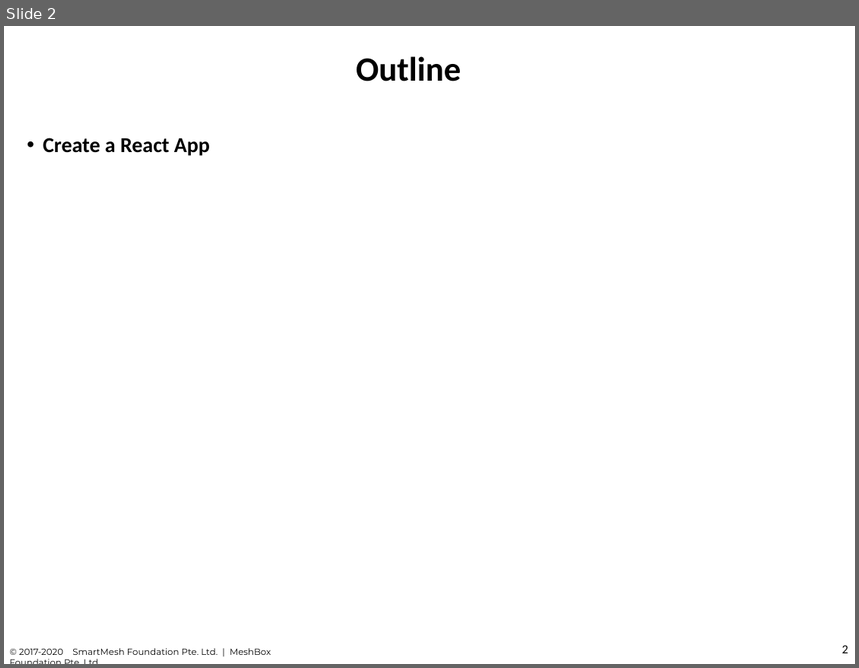
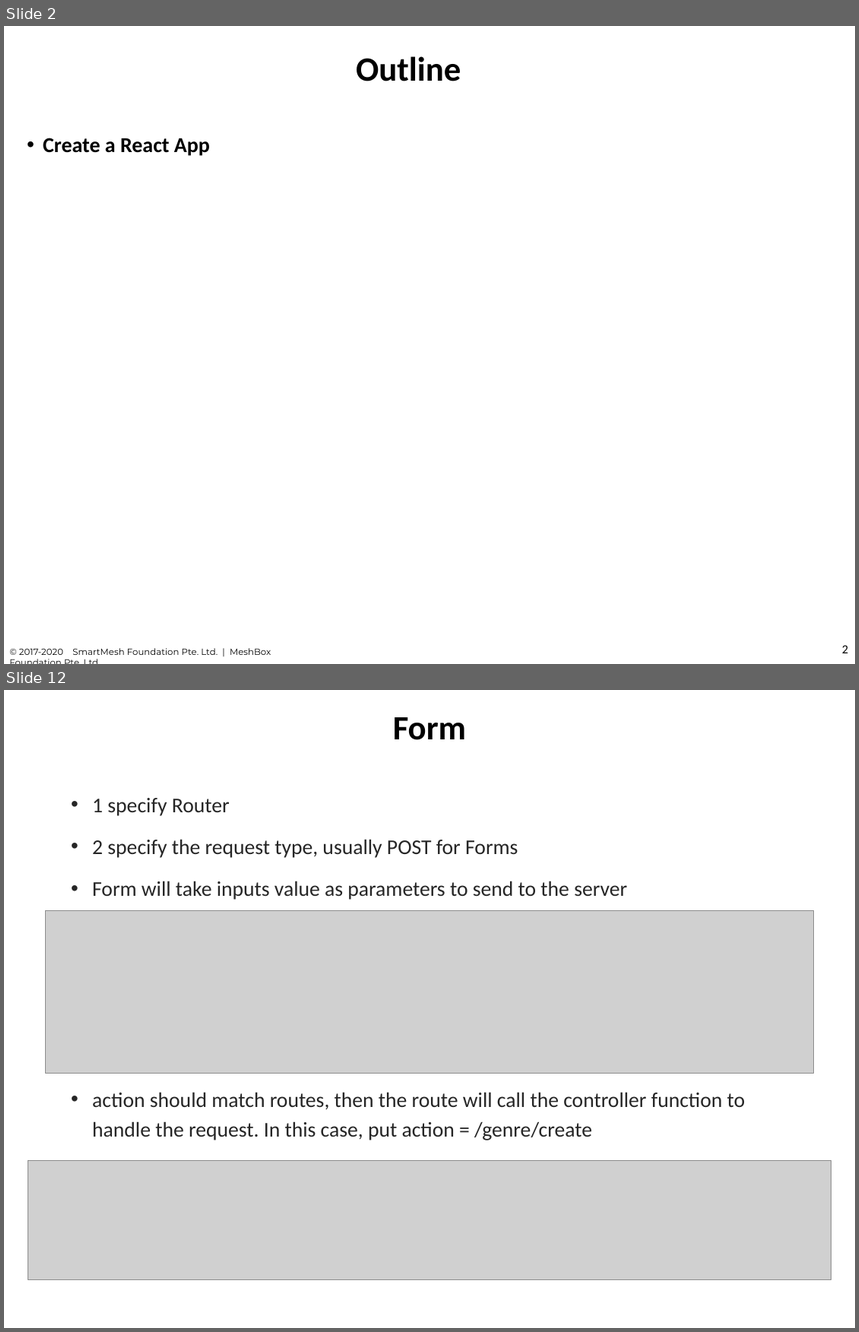
Before and after one commit to chuacw/SGUS-Slides, a slide deck: BCI - Day11 - Node-Express 2.pptx. Shown one above the other, each under a label of ours: slide 2 before the commit, slides 2 and 12 after it; the slides between them are not shown. The pictures are 859x668 and 859x1332 pixels, drawn with LibreOffice and Linux fonts; fonts in the diff are those of the drawing; grey boxes stand for pictures. Boxes give left, top, right and bottom in pixels: in the first picture for what was removed or moved away, otherwise in the second. Text is boxed around its words. In the diff, an @@ line names an element or a change of style, - is before the commit and + after.

```diff
--- a/BCI - Day11 - Node-Express 2.pptx
+++ b/BCI - Day11 - Node-Express 2.pptx
@@ slide 12 added at (x1=4, y1=690, x2=855, y2=1328), background #FFFFFF @@
@@ title added at (x1=393, y1=717, x2=466, y2=740), 28.8 pt, text #000000, bold @@
+Form
@@ text added at (x1=92, y1=798, x2=746, y2=1141), 17.8 pt, text #262626 @@
+• 1 specify Router
+• 2 specify the request type, usually POST for Forms
+• Form will take inputs value as parameters to send to the server
+• action should match routes, then the route will call the controller function to handle the request. In this case, put action = /genre/create
@@ picture added at (x1=45, y1=910, x2=813, y2=1074) @@
@@ picture added at (x1=28, y1=1160, x2=832, y2=1281) @@
```
Also in this commit, not shown: 10 other slides added, 8 slides removed, 3 other files.
